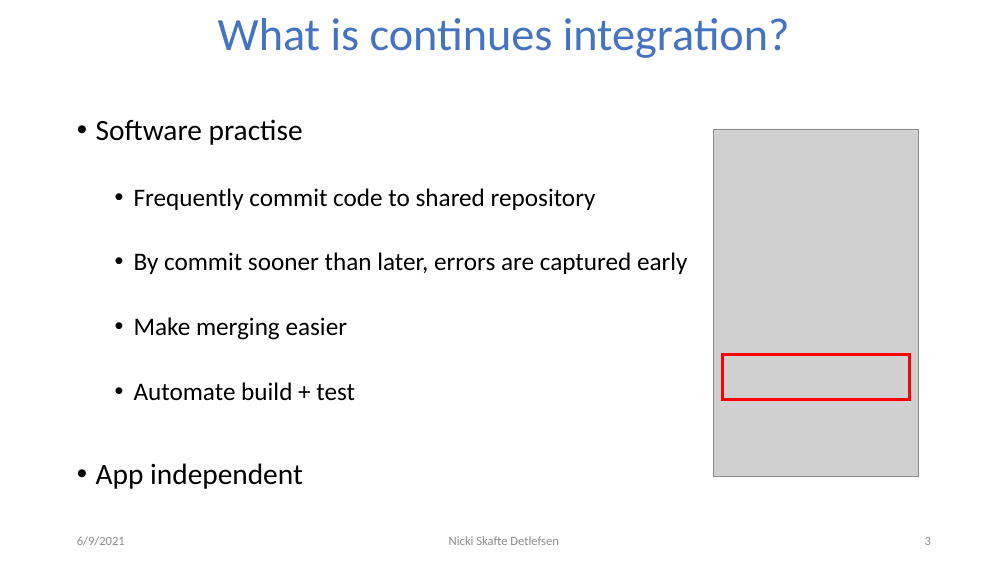
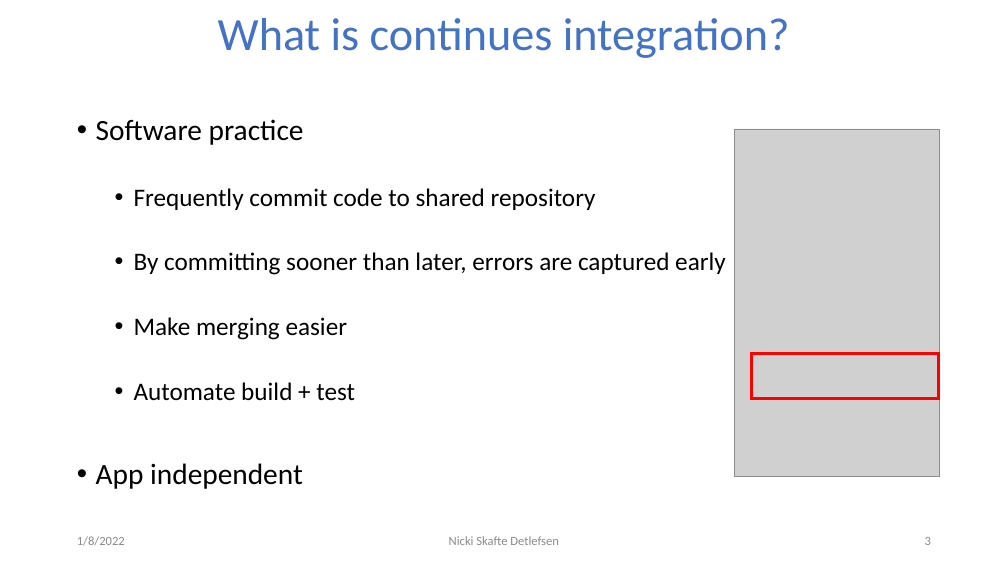
Before and after one commit to DeepEasterbunny/dtu_mlops, a slide deck: slide 3 of s5_continues_x/lecture/ci.pptx. Drawn at 1008x567 pixels with LibreOffice and Linux fonts; fonts in the diff are those of the drawing; grey boxes stand for pictures; background and template pictures are left out. Boxes give left, top, right and bottom in pixels: in the first picture for what was removed or moved away, otherwise in the second. Text is boxed around its words. In the diff, an @@ line names an element or a change of style, - is before the commit and + after.

```diff
--- a/s5_continues_x/lecture/ci.pptx
+++ b/s5_continues_x/lecture/ci.pptx
@@ text at [96,119,304,145]: text changed @@
-• Software practise
+• Software practice
@@ picture: place and size @@
-picture at [714,129,919,477]
+picture at [735,129,940,477]
@@ text at [134,252,726,275]: text changed @@
-  • By commit sooner than later, errors are captured early
+  • By committing sooner than later, errors are captured early
@@ rectangle: place and size @@
-rectangle at [723,355,910,400]
+rectangle at [752,354,939,399]
@@ text at [77,536,125,546]: text changed @@
-6/9/2021
+1/8/2022
```
Also in this commit, not shown: 22 other slides changed, 4 other files.
